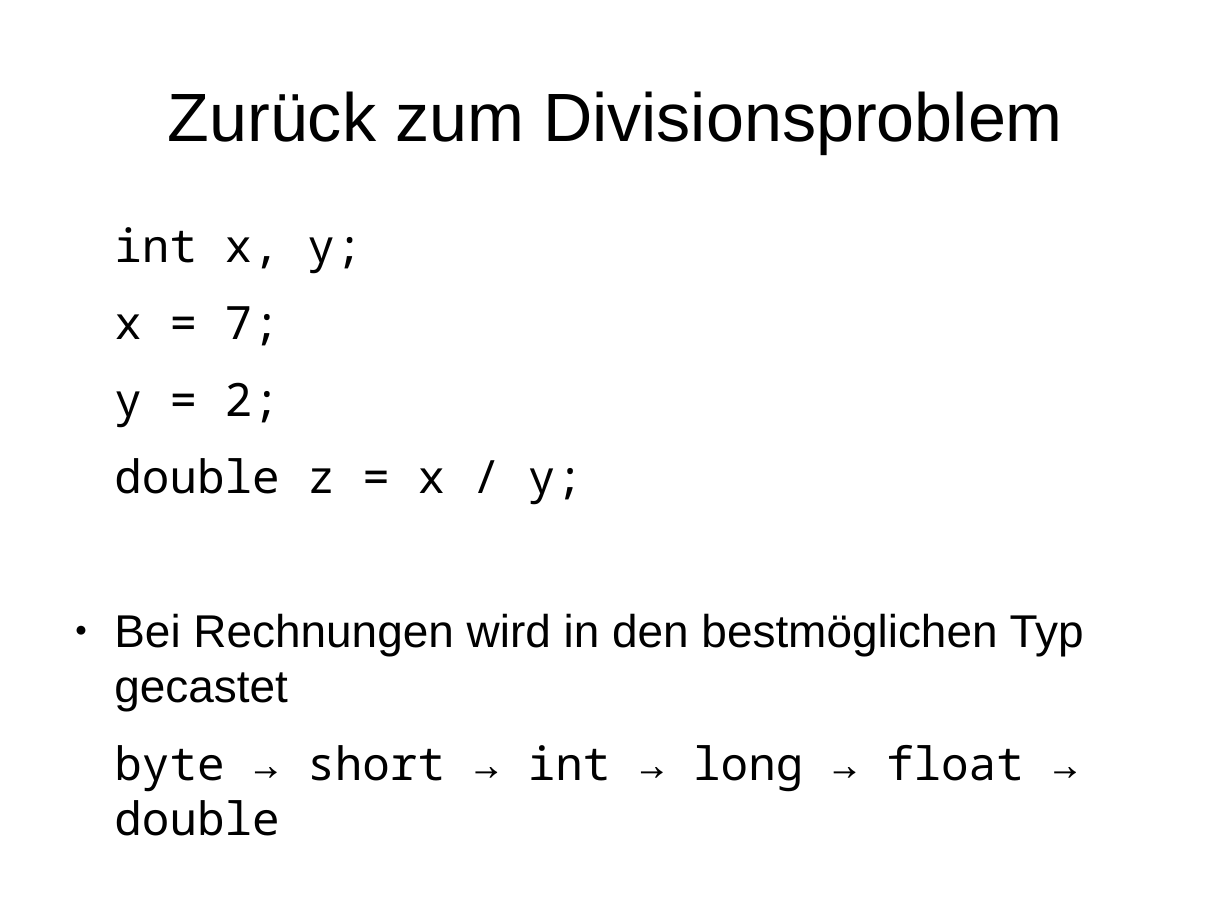
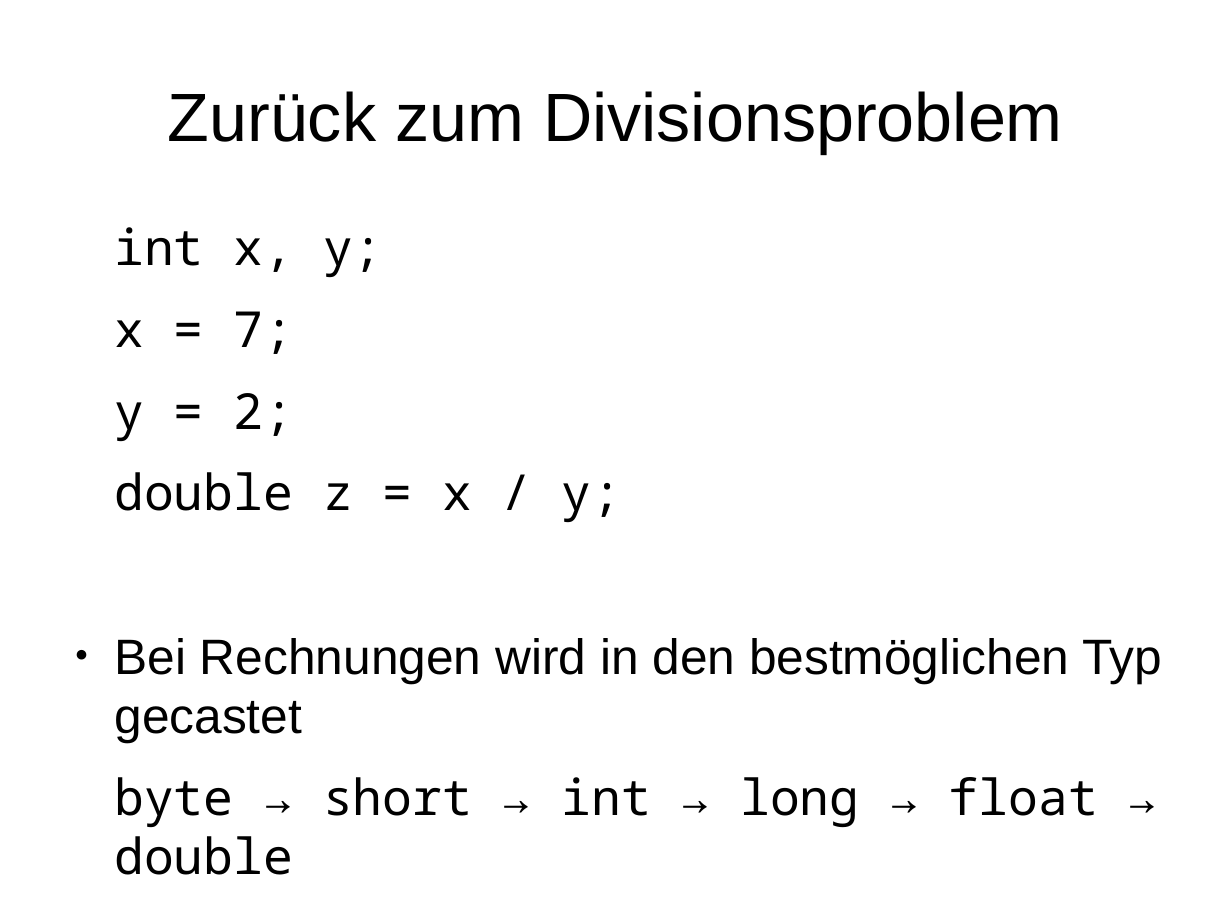
Before and after one commit to phdu/vorkurs, a slide deck: slide 24 of Tag_1/folien_tag_1.odp. Drawn at 1232x924 pixels with LibreOffice and Linux fonts; fonts in the diff are those of the drawing. Boxes give left, top, right and bottom in pixels: in the first picture for what was removed or moved away, otherwise in the second. Text is boxed around its words. In the diff, an @@ line names an element or a change of style, - is before the commit and + after.

```diff
--- a/Tag_1/folien_tag_1.odp
+++ b/Tag_1/folien_tag_1.odp
@@ text "int x, y;" at bbox=[114, 227, 1162, 827]: size 29.6 to 32 pt @@
```
Also in this commit, not shown: 7 other slides changed.
